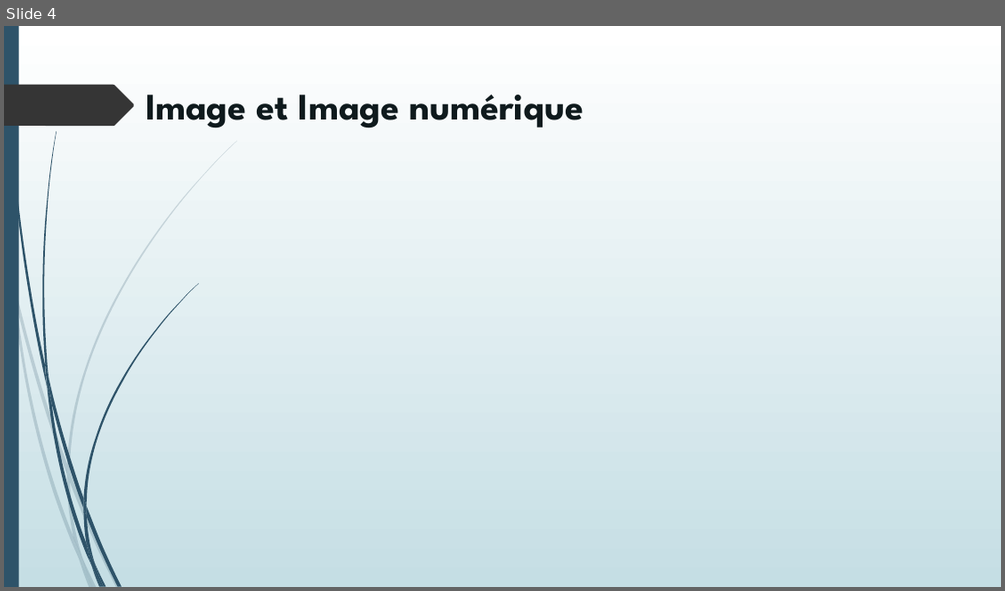
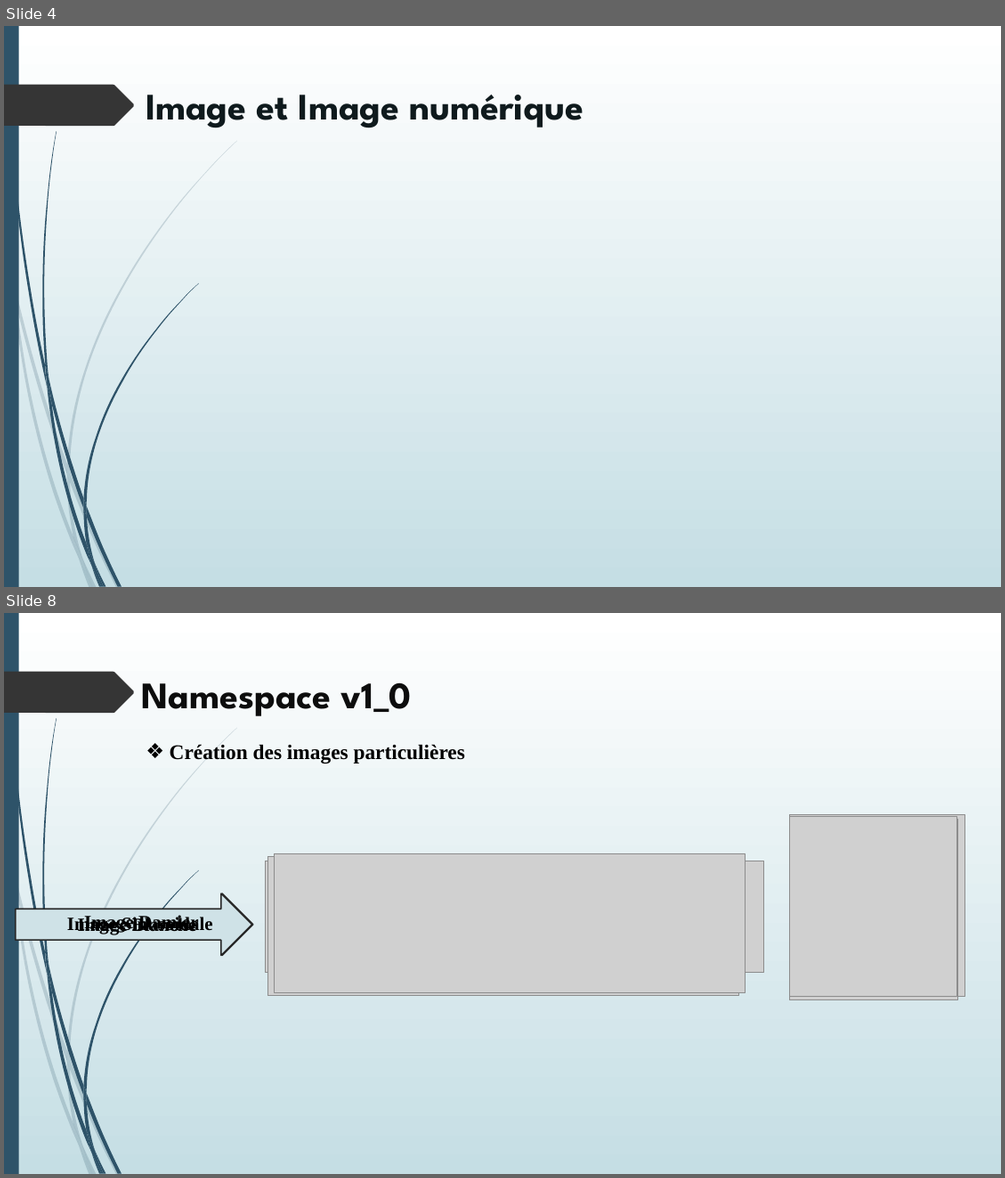
Before and after one commit to lyeslehara1996/TER, a slide deck: Présentation TER.pptx. Shown one above the other, each under a label of ours: slide 4 before the commit, slides 4 and 8 after it; the slides between them are not shown. The pictures are 1005x591 and 1005x1178 pixels, drawn with LibreOffice and Linux fonts; fonts in the diff are those of the drawing; grey boxes stand for pictures. Boxes give left, top, right and bottom in pixels: in the first picture for what was removed or moved away, otherwise in the second. Text is boxed around its words. In the diff, an @@ line names an element or a change of style, - is before the commit and + after.

```diff
--- a/Présentation TER.pptx
+++ b/Présentation TER.pptx
@@ slide 8 added at [4, 613, 1001, 1174], background gradient #FFFFFF to #C5DEE5; not listed: 24 template elements that a slide beside it also shows @@
@@ title added at [141, 682, 412, 716], 36 pt, text #0D0D0D, bold @@
+Namespace v1_0
@@ text added at [170, 744, 465, 763], 20 pt, text #000000, bold @@
+❖ Création des images particulières
@@ picture added at [790, 814, 965, 996] @@
@@ picture added at [790, 819, 958, 1000] @@
@@ picture added at [790, 817, 957, 997] @@
@@ picture added at [265, 860, 764, 971] @@
@@ picture added at [268, 856, 739, 995] @@
@@ picture added at [275, 853, 745, 992] @@
@@ right arrow added at [16, 893, 251, 956], fill #CFE2E7, outline #272727 1.25 pt @@
@@ right arrow added at [16, 893, 253, 956], fill #CFE2E7, outline #272727 1.25 pt @@
@@ text added at [67, 916, 213, 934], 18 pt, text #000000, bold @@
+Image Sinusoidale
@@ text added at [78, 916, 196, 935], 18 pt, text #000000, bold @@
+Image Blanche
@@ text added at [84, 914, 199, 933], 18 pt, text #000000, bold @@
+Image Damier
```
Also in this commit, not shown: 4 slides changed, 9 other slides added, 3 slides removed, 1 other file.
